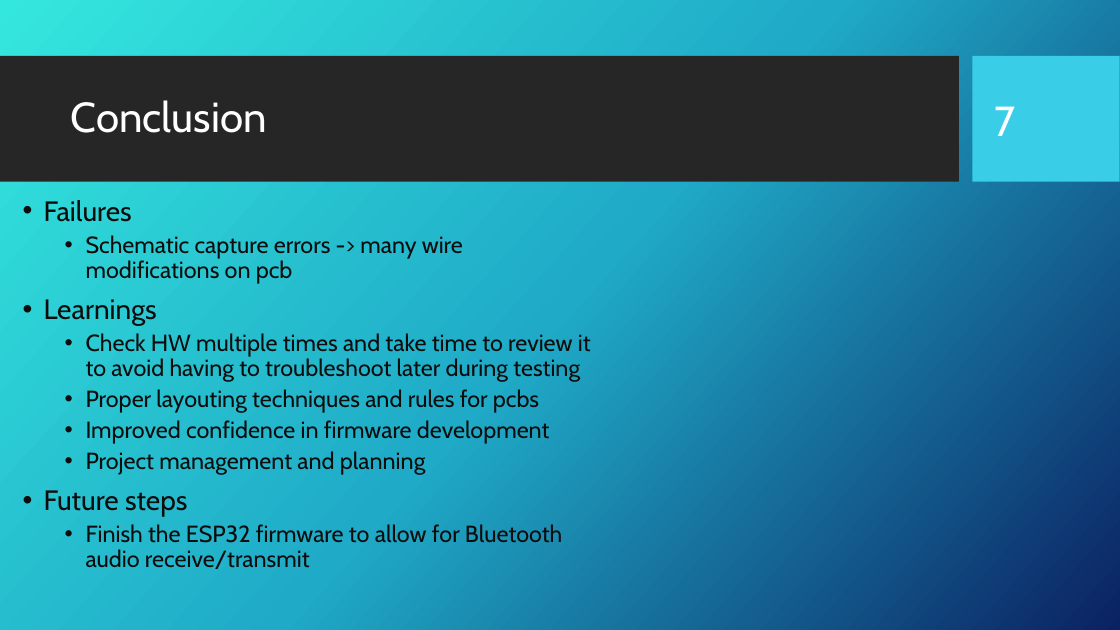
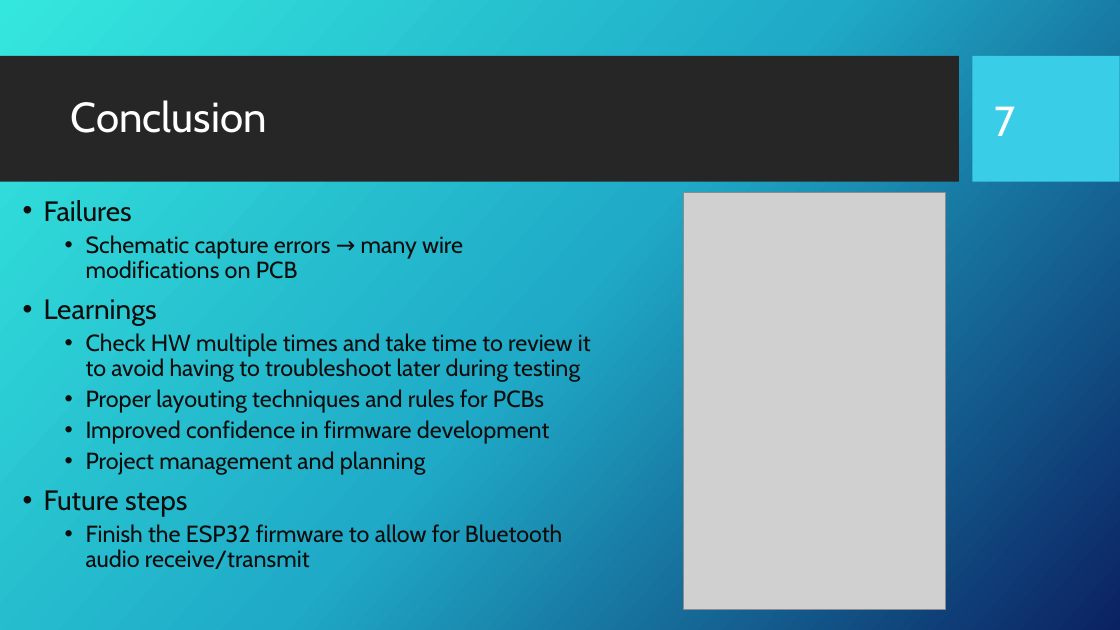
Before and after one commit to Tommy270502/PM3, a slide deck: slide 7 of 2_Assessments/Presentation.pptx. Drawn at 1120x630 pixels with LibreOffice and Linux fonts; fonts in the diff are those of the drawing; grey boxes stand for pictures; background and template pictures are left out. Boxes give left, top, right and bottom in pixels: in the first picture for what was removed or moved away, otherwise in the second. Text is boxed around its words. In the diff, an @@ line names an element or a change of style, - is before the commit and + after.

Commit message:
photos in presentation

```diff
--- a/2_Assessments/Presentation.pptx
+++ b/2_Assessments/Presentation.pptx
@@ picture added at [683,192,945,609] @@
@@ text at [86,235,463,279]: text changed @@
-  • Schematic capture errors -> many wire modifications on pcb
+  • Schematic capture errors → many wire modifications on PCB
@@ text at [86,389,544,413]: text changed @@
-  • Proper layouting techniques and rules for pcbs
+  • Proper layouting techniques and rules for PCBs
```
Also in this commit, not shown: 4 other slides changed.
